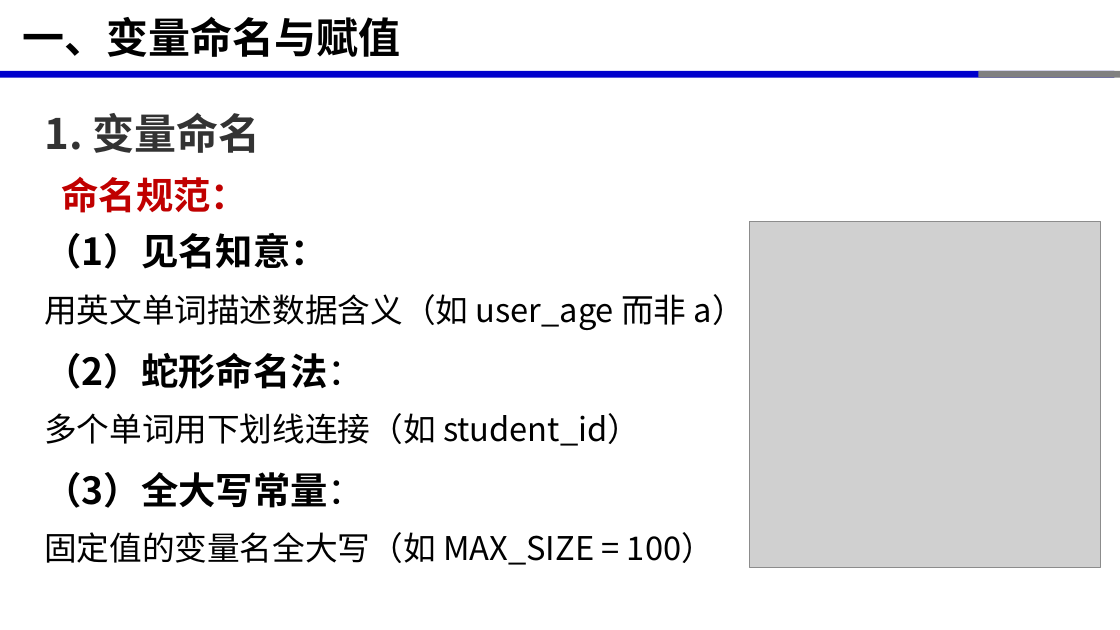
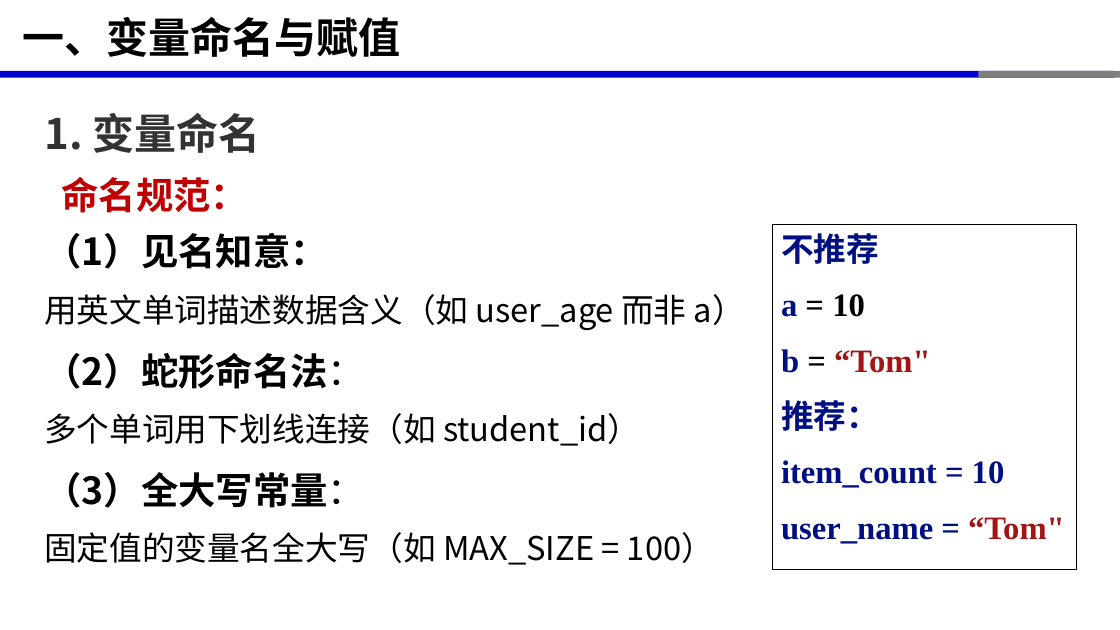
Before and after one commit to xinluo2018/programming-basics, a slide deck: slide 7 of 第2章-变量与数据类型/第2章-变量与数据类型.pptx. Drawn at 1120x630 pixels with LibreOffice and Linux fonts; fonts in the diff are those of the drawing; grey boxes stand for pictures. Boxes give left, top, right and bottom in pixels: in the first picture for what was removed or moved away, otherwise in the second. Text is boxed around its words. In the diff, an @@ line names an element or a change of style, - is before the commit and + after.

```diff
--- a/第2章-变量与数据类型/第2章-变量与数据类型.pptx
+++ b/第2章-变量与数据类型/第2章-变量与数据类型.pptx
@@ picture removed at [749,221,1100,568] @@
@@ rectangle added at [773,224,1077,570], outline #000000 0.75 pt, 28 pt, text #001080, bold @@
+不推荐
+a = 10
+b = “Tom"
+推荐：
+item_count = 10
+user_name = “Tom"
```
Also in this commit, not shown: 10 other slides changed, 2 slides added, 18 other files.
